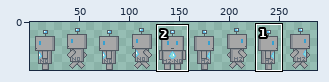
Edited in one commit: sprite sheet (assets/characters/H2NObit.png). Above, an overview of the earlier version with the close-up marked.
Close-up. Before the commit:
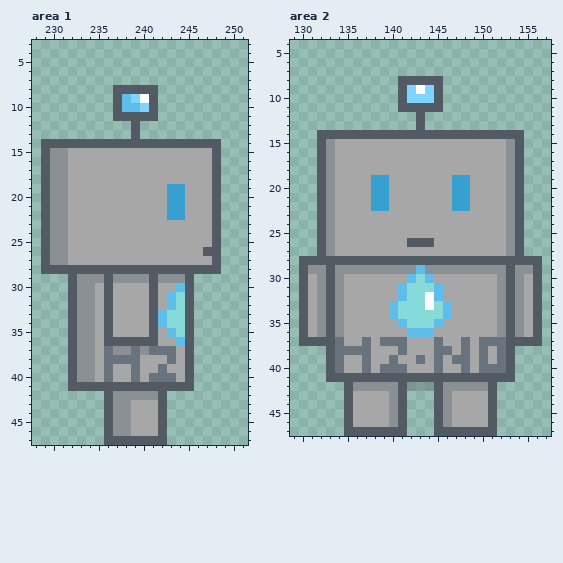
The file is 288x48 pixels. Pixels under 10% opacity are left out. Shown: area 1: x 228..251, y 3..47; area 2: x 129..157, y 4..47. The wide view leaves out empty margins. The commit also changed other parts of the picture, which this record leaves out.
And afterwards:
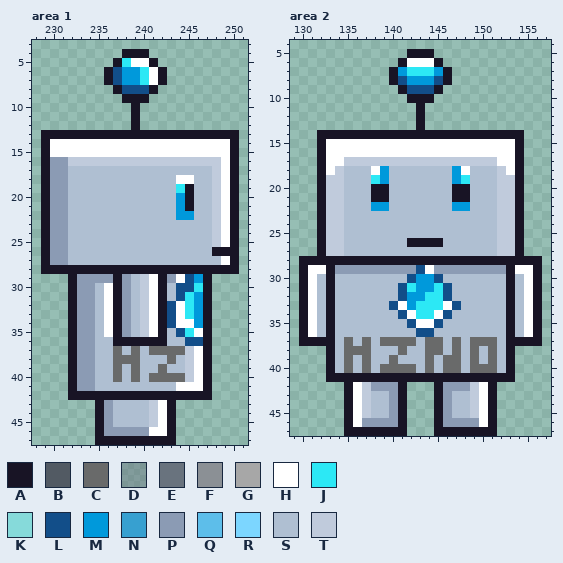
Palette (. is transparent): A #181425  B #525a63  C #696a6a  D #69737e72  E #69737e  F #8b9095  G #a7a7a7  H #ffffff  J #2ce8f5  K #86dada  L #124e89  M #0099db  N #37a0d0  P #8b9bb4  Q #5dbeea  R #7cd6ff  S #afbfd2  T #c0cbdc
The edit:
Changed rows in their new state; - is an unchanged pixel.
Area 1:
first column x 229:
 4 ---------AAA----------
 5 --------AJHHA---------
 6 -------ALMMJHA--------
 7 -------ALMMJHA--------
 8 --------ALLLA---------
 9 --------.AAA.---------
10 --------..A..---------
11 --------..A..---------
12 ----------A-----------
13 AAAAAAAAAAAAAAAAAAAAAA
14 AHHHHHHHHHHHHHHHHHHHHA
15 AHHHHHHHHHHHHHHHHHHHHA
16 APPTTTTTTTTTTTTTTTTTHA
17 APPSSSSSSSSSSSSSSSSTHA
18 APPSSSSSSSSSSSSHHSSTHA
19 APPSSSSSSSSSSSSJASSTHA
20 APPSSSSSSSSSSSSMASSTHA
21 APPSSSSSSSSSSSSMASSTHA
22 APPSSSSSSSSSSSSMMSSTHA
23 APPSSSSSSSSSSSSSSSSTHA
24 APPSSSSSSSSSSSSSSSSTHA
25 APPSSSSSSSSSSSSSSSSTHA
26 APPSSSSSSSSSSSSSSSSAAA
27 APPSSSSSSSSSSSSSSSSSHA
28 AAAAAAAAAAAAAAAAAAAAAA
29 ---APPPPAPSTHAPHLMA---
30 ---APPSHAPSTHASLLJA---
31 ---APPSHAPSTHASLJMA---
32 ---APPSHAPSTHALHJMA---
33 ---APPSHAPSTHALHJMA---
34 ---APPSHAPSTHALHHMA---
35 ---APPSHAPSTHASLJHA---
36 ---APPSSAAAAAASSLLA---
37 ---APPSSCSCSCCCCTHA---
38 ---APPSSCCCSSSCSTHA---
39 ---APPSSCSCSSCSSTHA---
40 ---APPSSCSCSCCCCTHA---
41 ---APPSSSSSSSSSHHHA---
42 ---AAAAAAAAAAAAAAAA---
43 ------APSSSSTHA-------
44 ------APSSSSTHA-------
45 ------APSSSSTHA-------
46 ------APPPPPHHA-------
47 ------AAAAAAAAA-------
Area 2:
first column x 130:
 5 ------------AAA------------
 6 -----------AHHHA-----------
 7 ----------AMJJJMA----------
 8 ----------ALMMMLA----------
 9 -----------ALLLA-----------
10 -----------.AAA.-----------
11 -----------..A..-----------
12 -------------A-------------
13 -------------A-------------
14 --AAAAAAAAAAAAAAAAAAAAAAA--
15 --AHHHHHHHHHHHHHHHHHHHHHA--
16 --AHHHHHHHHHHHHHHHHHHHHHA--
17 --AHHTTTTTTTTTTTTTTTTTHHA--
18 --AHTSSSHMSSSSSSSMHSSSTHA--
19 --ATTSSSJMSSSSSSSMJSSSTTA--
20 --ATTSSSAASSSSSSSAASSSTTA--
21 --ATTSSSAASSSSSSSAASSSTTA--
22 --ATTSSSMMSSSSSSSMMSSSTTA--
23 --ATTSSSSSSSSSSSSSSSSSTTA--
24 --ATTSSSSSSSSSSSSSSSSSTTA--
25 --ATTSSSSSSSSSSSSSSSSSTTA--
26 --ATTSSSSSSSAAAASSSSSSTTA--
27 --ATTSSSSSSSSSSSSSSSSSTTA--
28 AAAAAAAAAAAAAAAAAAAAAAAAAAA
29 AHHAPPPPPPPPPLHPPPPPPPPAHHA
30 AHSASSSSSSSSLMMLSSSSSSSASHA
31 AHSASSSSSSSLJMMJLSSSSSSASHA
32 AHSASSSSSSSLMMJJLSSSSSSASHA
33 AHSASSSSSSLHMJJJHLSSSSSASHA
34 AHSASSSSSSSLHJJHLSSSSSSASHA
35 AHSASSSSSSSSLHHLSSSSSSSASHA
36 AHSASSSSSSSSSLLSSSSSSSSASHA
37 AAAASCSCSCCCCSCCSCSCCCSAAAA
38 ---ASCCCSSSCSSCCSCSCSCSA---
39 ---ASCSCSSCSSSCSCCSCSCSA---
40 ---ASCSCSCCCCSCSCCSCCCSA---
41 ---AAAAAAAAAAAAAAAAAAAAA---
42 -----AHTPPPA...APPPTHA-----
43 -----AHTSSPA---APSSTHA-----
44 -----AHTSSPA---APSSTHA-----
45 -----AHTSSPA---APSSTHA-----
46 -----AHPPPPA---APPPPHA-----
47 -----AAAAAAA---AAAAAAA-----
Boxes around the changes in both close-ups, in picture pixels (x1, y1, x2, y2):
changed: (41, 49, 239, 445)
changed: (299, 49, 542, 436)
